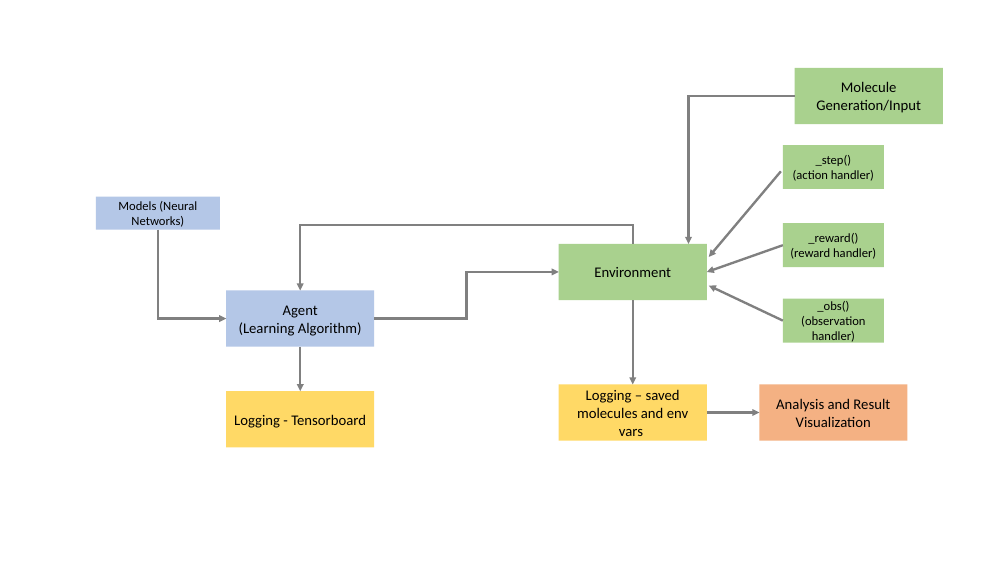
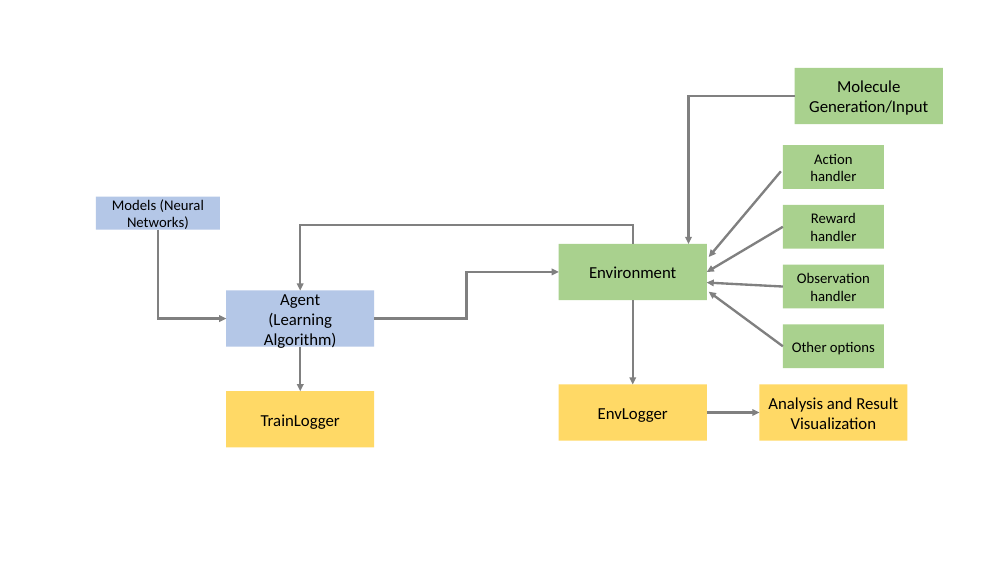
Before and after one commit to runxuanjiang/torsionnet_mloss_paper, a slide deck: slide 1 of fig1.pptx. Drawn at 1008x567 pixels with LibreOffice and Linux fonts; fonts in the diff are those of the drawing. Boxes give left, top, right and bottom in pixels: in the first picture for what was removed or moved away, otherwise in the second. Text is boxed around its words. In the diff, an @@ line names an element or a change of style, - is before the commit and + after.

```diff
--- a/fig1.pptx
+++ b/fig1.pptx
@@ size 14 to 16 pt in 3 elements at box(226, 290, 374, 346), box(559, 244, 707, 300), box(795, 68, 943, 124) @@
@@ text in rectangle at box(810, 154, 856, 181): text changed; size 12 to 14 pt @@
-_step()
-(action handler)
+Action handler
@@ rectangle "Models (Neural Networks)" at box(96, 197, 220, 229): size 12 to 14 pt @@
@@ rectangle "Reward handler": place and size @@
-rectangle "Reward handler" at box(783, 223, 885, 267)
+rectangle "Reward handler" at box(783, 205, 885, 249)
@@ arrow moved from (783, 245) - (707, 272) to (783, 227) - (707, 272) @@
@@ text in rectangle at box(810, 213, 856, 241): text changed; size 12 to 14 pt @@
-_reward()
-(reward handler)
+Reward handler
@@ rectangle "Observation handler": place and size @@
-rectangle "Observation handler" at box(783, 299, 885, 343)
+rectangle "Observation handler" at box(783, 265, 885, 309)
@@ arrow moved from (783, 321) - (709, 286) to (783, 287) - (707, 283) @@
@@ arrow added from (783, 346) to (709, 292), #808080 2.25 pt @@
@@ text in rectangle at box(797, 273, 870, 301): text changed; size 12 to 14 pt @@
-_obs()
-(observation handler)
+Observation handler
@@ rectangle added at box(783, 324, 885, 368), fill #A9D18E, 14 pt, text #000000 @@
+Other options
@@ rectangle "Analysis and Result Visualization" at box(759, 384, 907, 440): size 14 to 16 pt; fill #F4B183 to #FFD966 @@
@@ text in rectangle at box(261, 414, 340, 429): text changed; size 14 to 16 pt @@
-Logging - Tensorboard
+TrainLogger
@@ text in rectangle at box(598, 408, 668, 422): text changed; size 14 to 16 pt @@
-Logging – saved molecules and env vars
+EnvLogger
```
Also in this commit, not shown: 5 other files.
